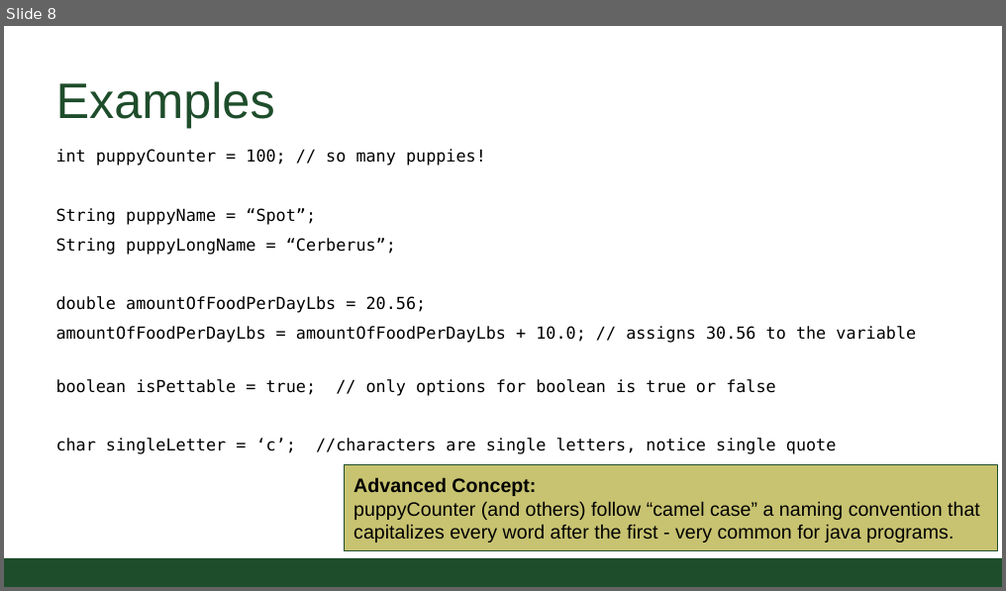
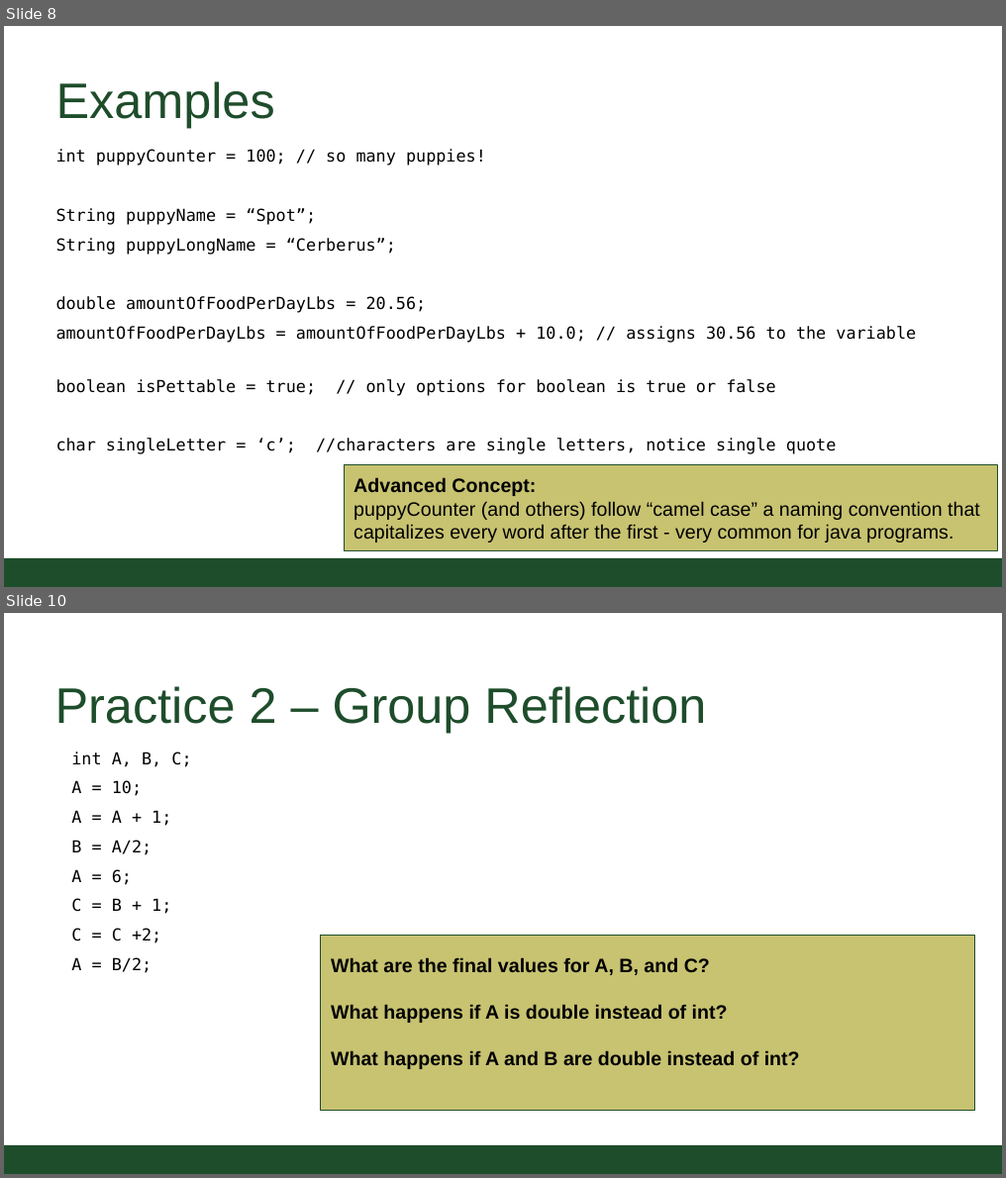
Before and after one commit to CSU-CompSci-CS163-4/Handouts, a slide deck: slides/On-Campus/02_01_Variables.pptx. Shown one above the other, each under a label of ours: slide 8 before the commit, slides 8 and 10 after it; the slides between them are not shown. The pictures are 1006x591 and 1006x1178 pixels, drawn with LibreOffice and Linux fonts; fonts in the diff are those of the drawing; background and template pictures are left out. Boxes give left, top, right and bottom in pixels: in the first picture for what was removed or moved away, otherwise in the second. Text is boxed around its words. In the diff, an @@ line names an element or a change of style, - is before the commit and + after.

```diff
--- a/slides/On-Campus/02_01_Variables.pptx
+++ b/slides/On-Campus/02_01_Variables.pptx
@@ slide 10 added at [4, 613, 1002, 1174], background #FFFFFF; not listed: 1 template element that a slide beside it also shows @@
@@ title added at [55, 686, 706, 733], 36 pt, text #1E4D2B @@
+Practice 2 – Group Reflection
@@ text added at [71, 752, 191, 973], 12 pt, text #000000 @@
+int A, B, C;
+A = 10;
+A = A + 1;
+B = A/2;
+A = 6;
+C = B + 1;
+C = C +2;
+A = B/2;
@@ rectangle added at [321, 936, 974, 1110], fill #C8C371, outline #1E4D2B 0.75 pt, 14 pt, text #000000, bold @@
+What are the final values for A, B, and C?
+What happens if A is double instead of int?
+What happens if A and B are double instead of int?
```
Also in this commit, not shown: 2 slides changed, 1 other slide added.
